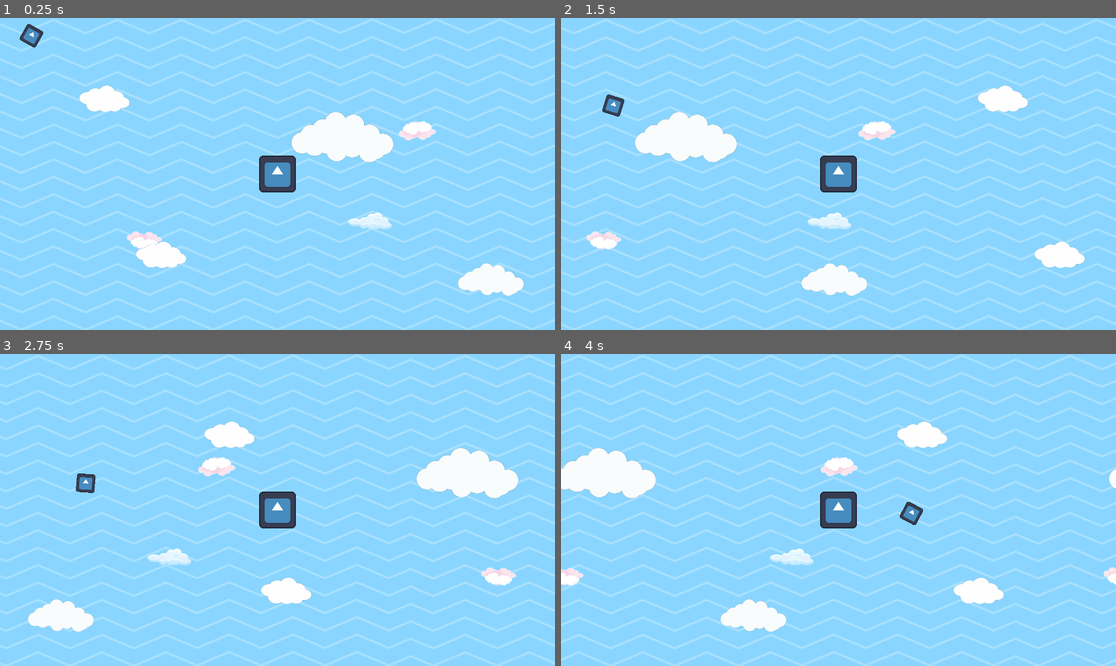
Above: before the commit, frames 1-4 (two rows, left to right).
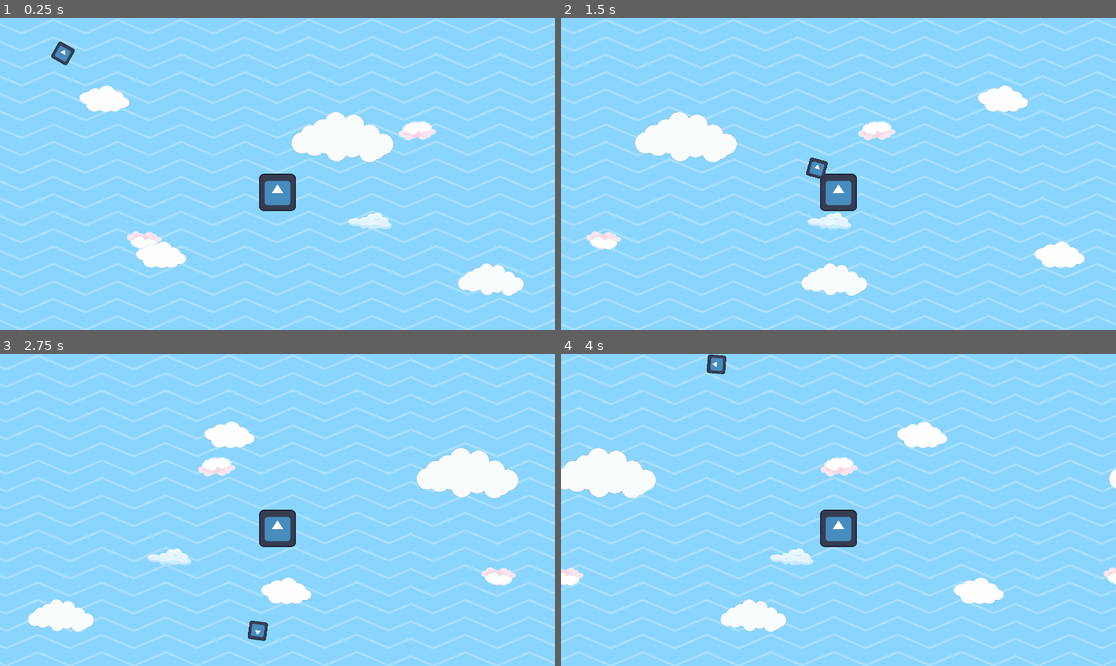
Above: after the commit, the same moments.

Repository: aayamneupane/Survivor-Archade
Game: Godot game, scene res://game.tscn
Same seed, same stepped clock (60 frames per second), same inputs: the game is played once before the commit and once after it. The project has no main scene, so this scene is started directly. The engine's default icon, where the game draws it, is replaced by a stand-in: a white triangle on a blue panel in a dark square.
Inputs (mouse positions are in pixels of both pictures, inside the frame that each line leads up to):
- Up to frame 1 (0.25 s): no input
- Up to frame 2 (1.5 s): move the mouse to (960, 158) at 0.52 s; hold D (move_right) 0.53-1.25 s; click (960, 158) at 0.67 s; drag from (727, 189) to (583, 96) at 1.27 s
- Up to frame 3 (2.75 s): move the mouse to (333, 441) at 2.02 s; hold D (move_right) from 2.03 s (still down)
- Up to frame 4 (4 s): release D (move_right) at 2.75 s; drag from (810, 572) to (672, 463) at 2.77 s; move the mouse to (1005, 556) at 3.52 s; hold A (move_left) from 3.53 s (still down)

The runs differ from the first frame. In frame 1, 1.4% of the frame differs, in the area x 3-54%, y 1-62%; in frame 2, 1.3%; in frame 3, 1.4%; in frame 4, 1.4%.

Commit message:
cleaning

Diff:
--- a/background.gd
+++ b/background.gd
@@ -1,26 +1 @@
 extends ParallaxBackground
-
-var speed: int = 300
-var rotation_speed: float = 0.3
-#var direction = Vector2(0, 1)
-
-
-func _process (delta) :
-	var velocity = Vector2.ZERO # The player's movement vector.
-
-	if Input.is_action_pressed("move_right"):
-		velocity.x += 1
-	if Input.is_action_pressed("move_left"):
-		velocity.x -= 1
-	if Input.is_action_pressed("move_down"):
-		velocity.y += 1
-	if Input.is_action_pressed("move_up"):
-		velocity.y -= 1
-
-	if velocity.length() > 0:
-		velocity = velocity.normalized() * speed * delta
-
-#	position += velocity
-
-	scroll_offset += velocity * speed * delta
-	velocity = velocity.rotated( rotation_speed * delta)
--- a/game.tscn
+++ b/game.tscn
@@ -15,7 +15,7 @@
 script = ExtResource("1_cqbax")
 metadata/_edit_lock_ = true
 
-[node name="ParallaxBackground" parent="." instance=ExtResource("2_wo4i3")]
+[node name="Background" parent="." instance=ExtResource("2_wo4i3")]
 
 [node name="Player" parent="." instance=ExtResource("1_1hm87")]
 position = Vector2(960, 540)
--- a/missiles.gd
+++ b/missiles.gd
@@ -1,7 +1,7 @@
 extends Area2D
 
-var speed := 500
-var steering_force := 30.0
+var speed := 1000
+var steering_force := 55.0
 
 var velocity := Vector2.ZERO
 var acceleration := Vector2.ZERO
--- a/player.gd
+++ b/player.gd
@@ -1,30 +1,8 @@
-extends Node2D
-#
+extends CharacterBody2D
+
 class_name Player
 
 var speed = 700
-#export (NodePath) var joystickLeftPath
-#onready var joystickLeft : VirtualJoystick = get_node(joystickLeftPath)
-#
-#export var speed : float = 100
-#
-#export (NodePath) var joystickRightPath
-#onready var joystickRight : VirtualJoystick = get_node(joystickRightPath)
-#
-#func _process(delta: float) -> void:
-##	# Movement using the joystick output:
-##	if joystickLeft and joystickLeft.is_pressed():
-##		position += joystickLeft.get_output() * speed * delta
-#
-#	# Movement using Input functions:
-#	var move := Vector2.ZERO
-#	move.x = Input.get_axis("ui_left", "ui_right")
-#	move.y = Input.get_axis("ui_up", "ui_down")
-#	position += move * speed * delta
-#
-#	# Rotation:
-#	if joystickRight and joystickRight.is_pressed():
-#		rotation = joystickRight.get_output().angle()
 
 
 func _process(delta):
@@ -42,4 +20,4 @@
 	if velocity.length() > 0:
 		velocity = velocity.normalized() * speed * delta
 
-	position += velocity
+	move_and_collide(velocity)
--- a/player.tscn
+++ b/player.tscn
@@ -1,23 +1,24 @@
-[gd_scene load_steps=3 format=3 uid="uid://c62l3381llf2a"]
+[gd_scene load_steps=4 format=3 uid="uid://c62l3381llf2a"]
 
 [ext_resource type="Script" path="res://player.gd" id="1_40gwy"]
 [ext_resource type="Texture2D" uid="uid://dylqj20vvo2gw" path="res://icon.svg" id="1_bmb46"]
 
-[node name="Player" type="Node2D"]
+[sub_resource type="RectangleShape2D" id="RectangleShape2D_iyiyx"]
+size = Vector2(128, 126)
+
+[node name="Player" type="CharacterBody2D"]
 script = ExtResource("1_40gwy")
 
 [node name="PlayerSkin" type="TextureRect" parent="."]
-anchors_preset = 8
+anchors_preset = 5
 anchor_left = 0.5
-anchor_top = 0.5
 anchor_right = 0.5
-anchor_bottom = 0.5
 offset_left = -64.0
-offset_top = -64.0
 offset_right = 64.0
-offset_bottom = 64.0
+offset_bottom = 128.0
 grow_horizontal = 2
-grow_vertical = 2
 texture = ExtResource("1_bmb46")
 
-[node name="Timer" type="Timer" parent="."]
+[node name="CollisionShape2D" type="CollisionShape2D" parent="."]
+position = Vector2(0, 64)
+shape = SubResource("RectangleShape2D_iyiyx")
Not shown: 1 places in background.tscn that only renumber resources
